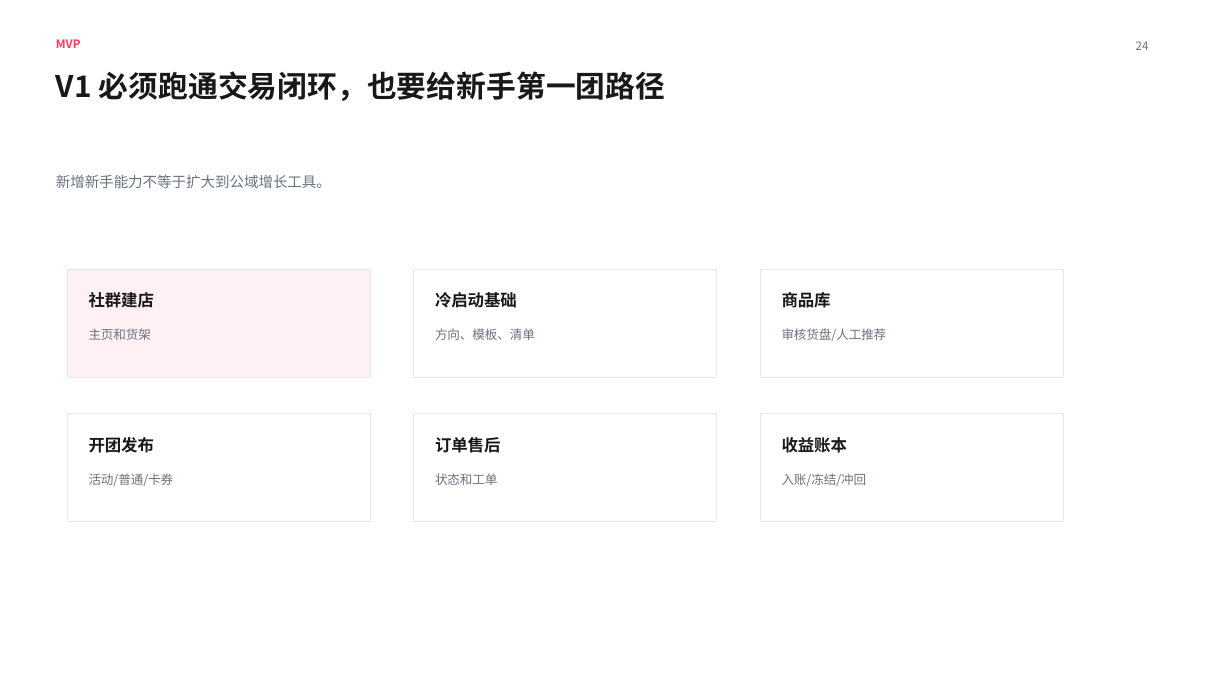
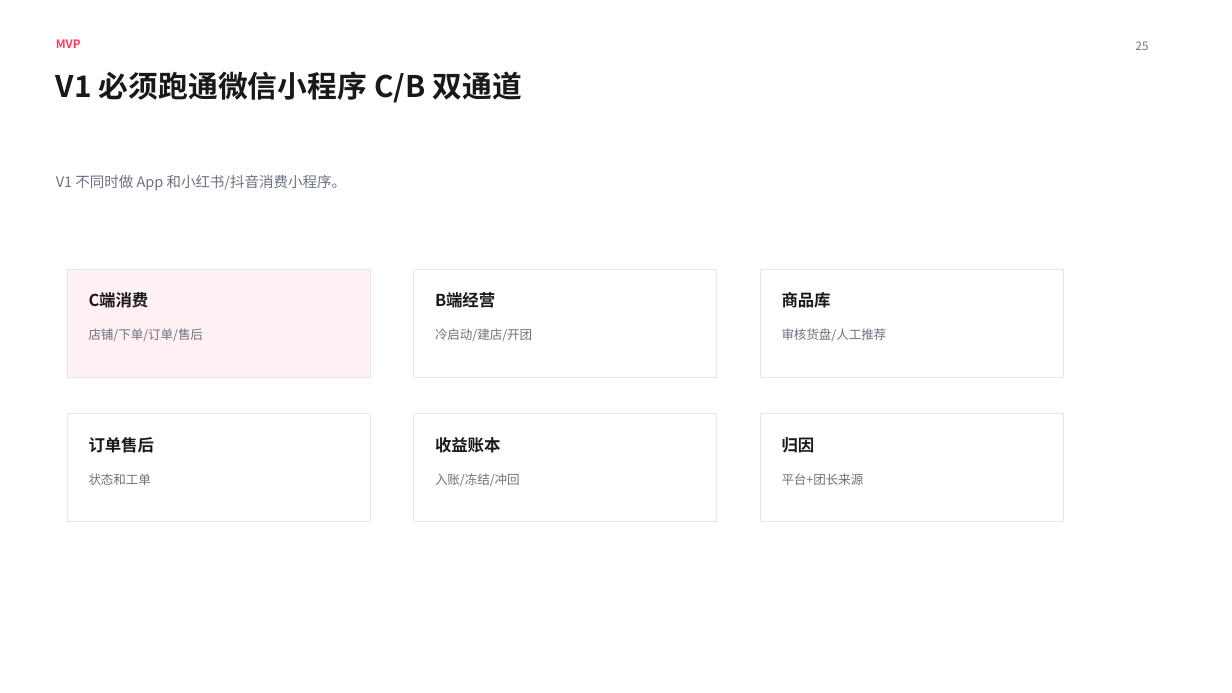
Before and after one commit to 1457513127/codex, a slide deck: slide 25 of 02-项目会/和趣社群店铺三场景产品蓝图同步会.pptx (slide 24 before the commit). Drawn at 1232x693 pixels with LibreOffice and Linux fonts; fonts in the diff are those of the drawing. Boxes give left, top, right and bottom in pixels: in the first picture for what was removed or moved away, otherwise in the second. Text is boxed around its words. In the diff, an @@ line names an element or a change of style, - is before the commit and + after.

Commit message:
纳入双通道与多端架构规划

```diff
--- a/02-项目会/和趣社群店铺三场景产品蓝图同步会.pptx
+++ b/02-项目会/和趣社群店铺三场景产品蓝图同步会.pptx
@@ text at <box>1136,41,1149,50</box>: text changed @@
-24
+25
@@ text at <box>56,71,522,103</box>: text changed @@
-V1 必须跑通交易闭环，也要给新手第一团路径
+V1 必须跑通微信小程序 C/B 双通道
@@ text at <box>56,175,346,191</box>: text changed @@
-新增新手能力不等于扩大到公域增长工具。
+V1 不同时做 App 和小红书/抖音消费小程序。
@@ text at <box>89,292,149,308</box>: text changed @@
-社群建店
+C端消费
@@ text at <box>435,292,495,308</box>: text changed @@
-冷启动基础
+B端经营
@@ text at <box>89,328,204,341</box>: text changed @@
-主页和货架
+店铺/下单/订单/售后
@@ text at <box>435,328,532,341</box>: text changed @@
-方向、模板、清单
+冷启动/建店/开团
@@ text at <box>89,437,154,453</box>: text changed @@
-开团发布
+订单售后
@@ text at <box>435,437,500,453</box>: text changed @@
-订单售后
+收益账本
@@ text at <box>782,437,815,453</box>: text changed @@
-收益账本
+归因
@@ text at <box>89,473,151,485</box>: text changed @@
-活动/普通/卡券
+状态和工单
@@ text at <box>435,473,520,486</box>: text changed @@
-状态和工单
+入账/冻结/冲回
@@ text at <box>782,473,864,485</box>: text changed @@
-入账/冻结/冲回
+平台+团长来源
```
Also in this commit, not shown: 19 other slides changed, 9 slides added, 8 slides removed, 6 other files.
